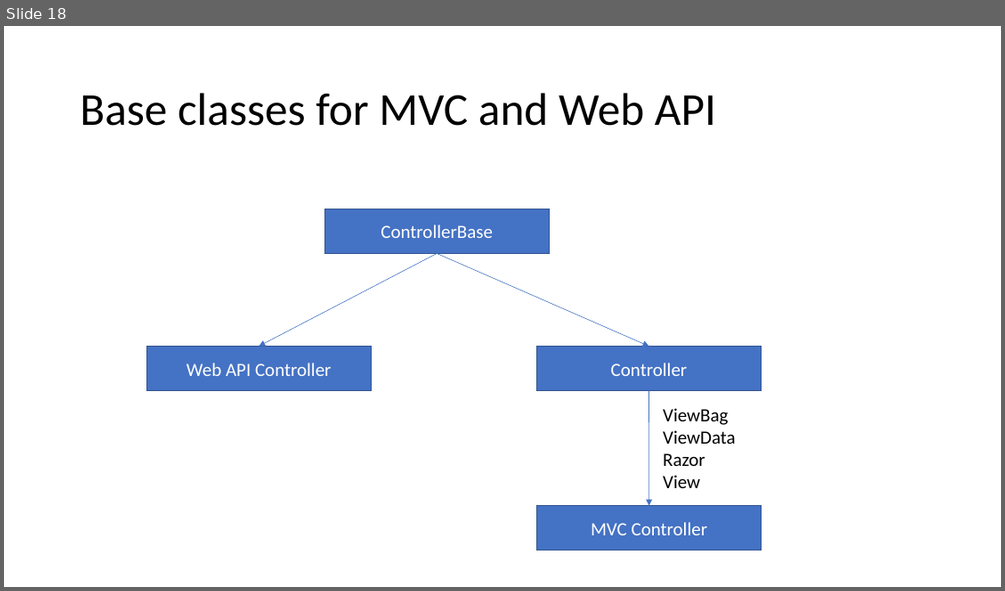
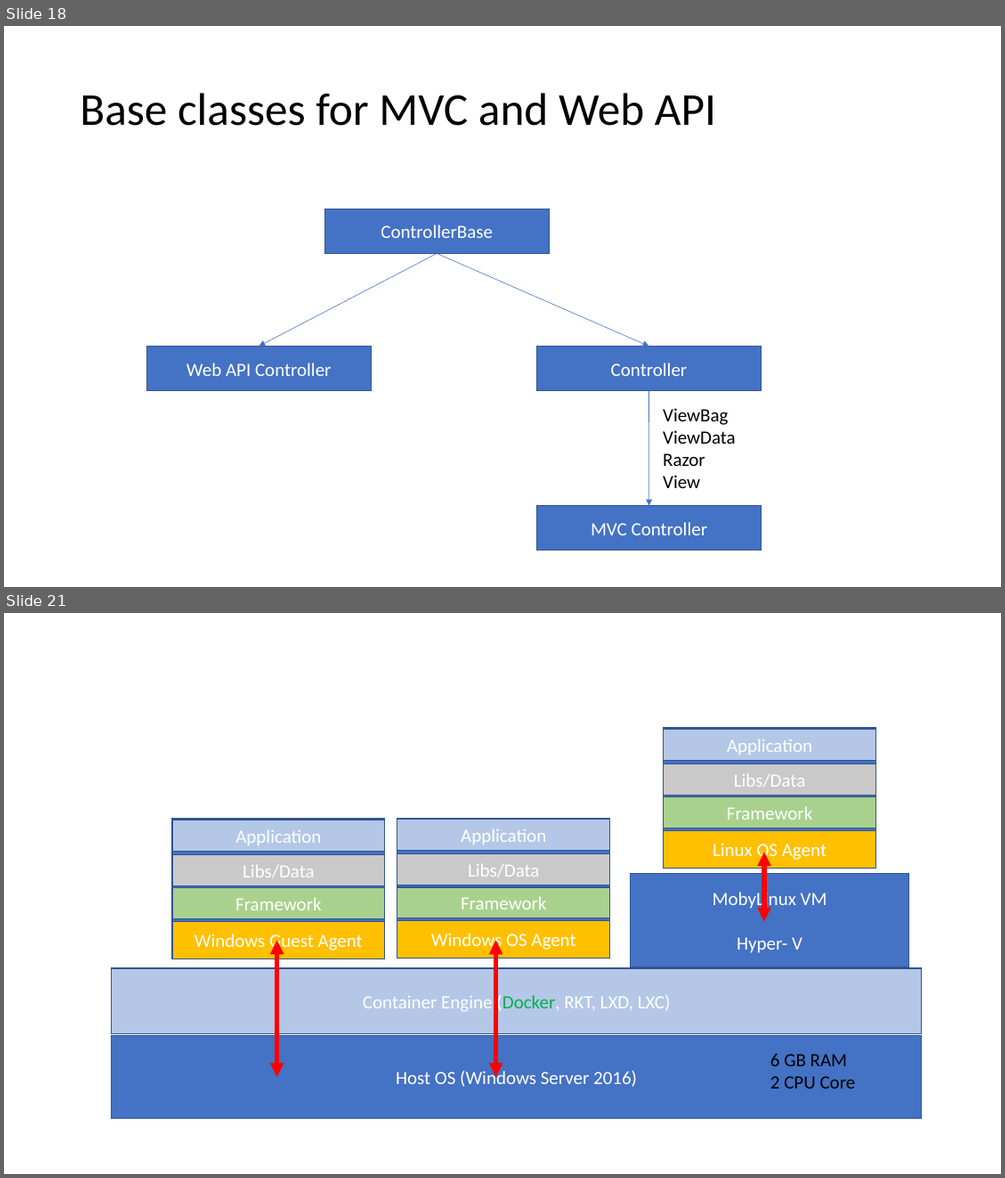
Before and after one commit to sonusathyadas/Microservices-Training-Materials, a slide deck: Presentation1.pptx. Shown one above the other, each under a label of ours: slide 18 before the commit, slides 18 and 21 after it; the slides between them are not shown. The pictures are 1005x591 and 1005x1178 pixels, drawn with LibreOffice and Linux fonts; fonts in the diff are those of the drawing. Boxes give left, top, right and bottom in pixels: in the first picture for what was removed or moved away, otherwise in the second. Text is boxed around its words. In the diff, an @@ line names an element or a change of style, - is before the commit and + after.

```diff
--- a/Presentation1.pptx
+++ b/Presentation1.pptx
@@ slide 21 added at (4, 613, 1001, 1174), background #FFFFFF @@
@@ group added at (663, 728, 876, 868): 5 rectangles @@
+Linux OS Agent
+Framework
+Libs/Data
+Application
@@ group added at (172, 819, 385, 959): 5 rectangles @@
+Windows Guest Agent
+Framework
+Libs/Data
+Application
@@ group added at (397, 818, 610, 958): 5 rectangles @@
+Windows OS Agent
+Framework
+Libs/Data
+Application
@@ double arrow added from (764, 852) to (764, 921), #FF0000 4.5 pt @@
@@ rectangle added at (631, 873, 909, 967), fill #4472C4, outline #325491 1 pt, 18 pt, text #FFFFFF @@
+MobyLinux VM
+Hyper- V
@@ double arrow added from (277, 941) to (277, 1077), #FF0000 4.5 pt @@
@@ double arrow added from (496, 941) to (496, 1077), #FF0000 4.5 pt @@
@@ rectangle added at (112, 968, 922, 1034), fill #B4C7E7, outline #325491 1 pt, 18 pt, text #FFFFFF @@
+Container Engine (Docker, RKT, LXD, LXC)
@@ rectangle added at (112, 1036, 922, 1119), fill #4472C4, outline #325491 1 pt, 18 pt, text #FFFFFF @@
+Host OS (Windows Server 2016)
@@ text added at (770, 1054, 856, 1088), 18 pt, text #000000 @@
+6 GB RAM
+2 CPU Core
```
Also in this commit, not shown: 13 other slides added, 2 other files.
